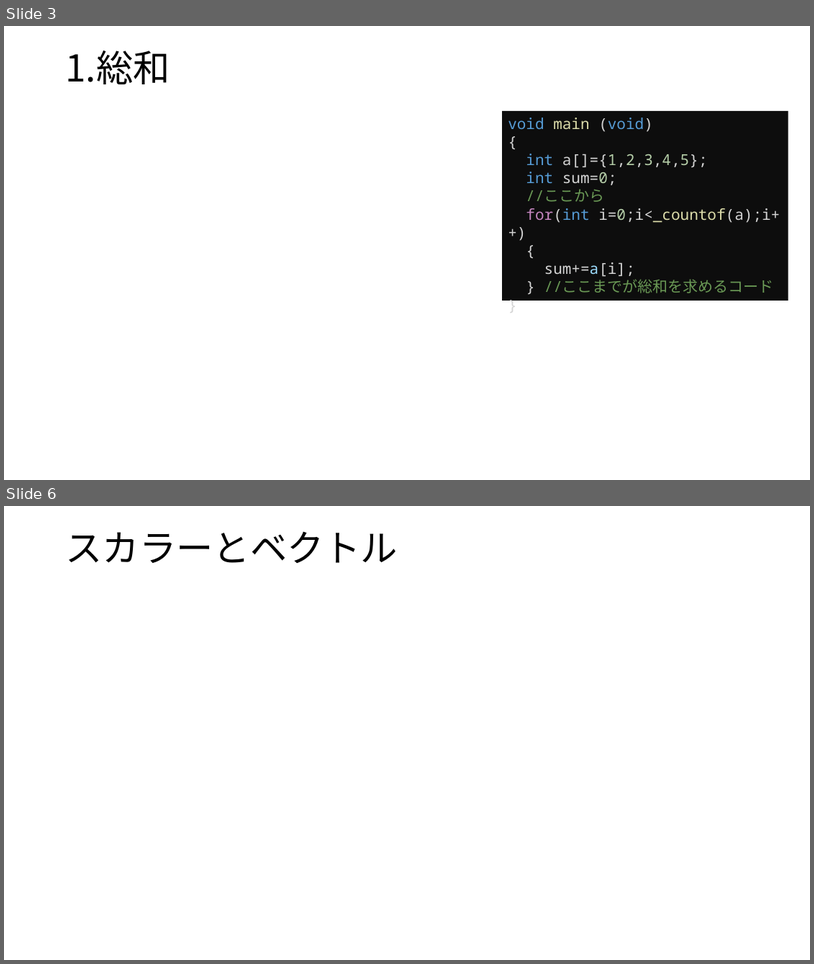
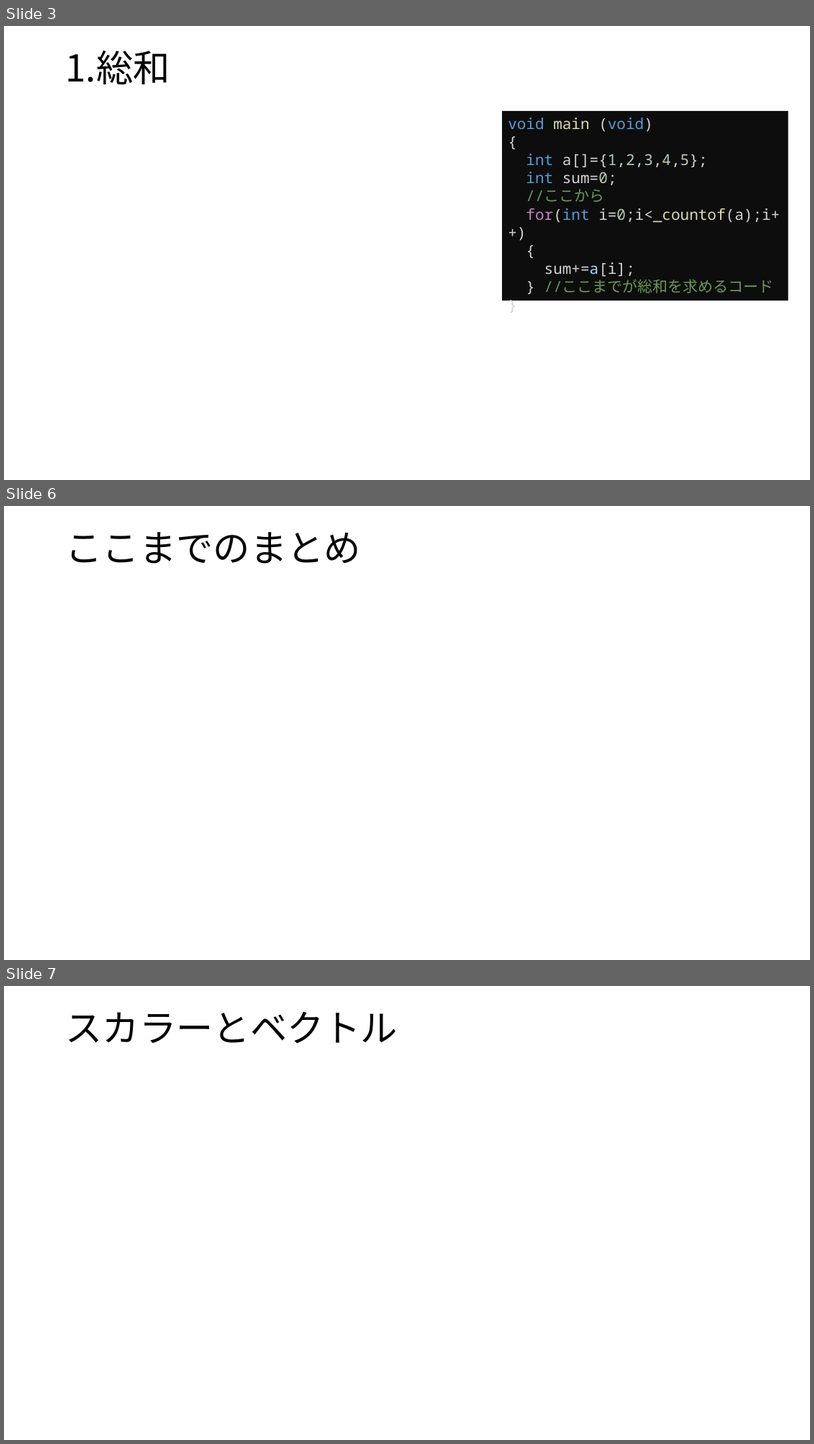
Before and after one commit to Ushiris/Rinkou, a slide deck: はじめてのディープラーニング.pptx. Shown one above the other, each under a label of ours: slides 3 and 6 before the commit, slides 3, 6 and 7 after it; the slides between them are not shown. The pictures are 814x964 and 814x1444 pixels, drawn with LibreOffice and Linux fonts; fonts in the diff are those of the drawing; grey boxes stand for pictures. Boxes give left, top, right and bottom in pixels: in the first picture for what was removed or moved away, otherwise in the second. Text is boxed around its words. In the diff, an @@ line names an element or a change of style, - is before the commit and + after.

```diff
--- a/はじめてのディープラーニング.pptx
+++ b/はじめてのディープラーニング.pptx
@@ slide 6 added at (x1=4, y1=506, x2=810, y2=960), background #FFFFFF @@
@@ title added at (x1=65, y1=532, x2=361, y2=564), 44 pt, text #000000 @@
+ここまでのまとめ
@@ what was slide 6 is now slide 7 @@
```
Also in this commit, not shown: 6 slides changed, 9 other slides added.
